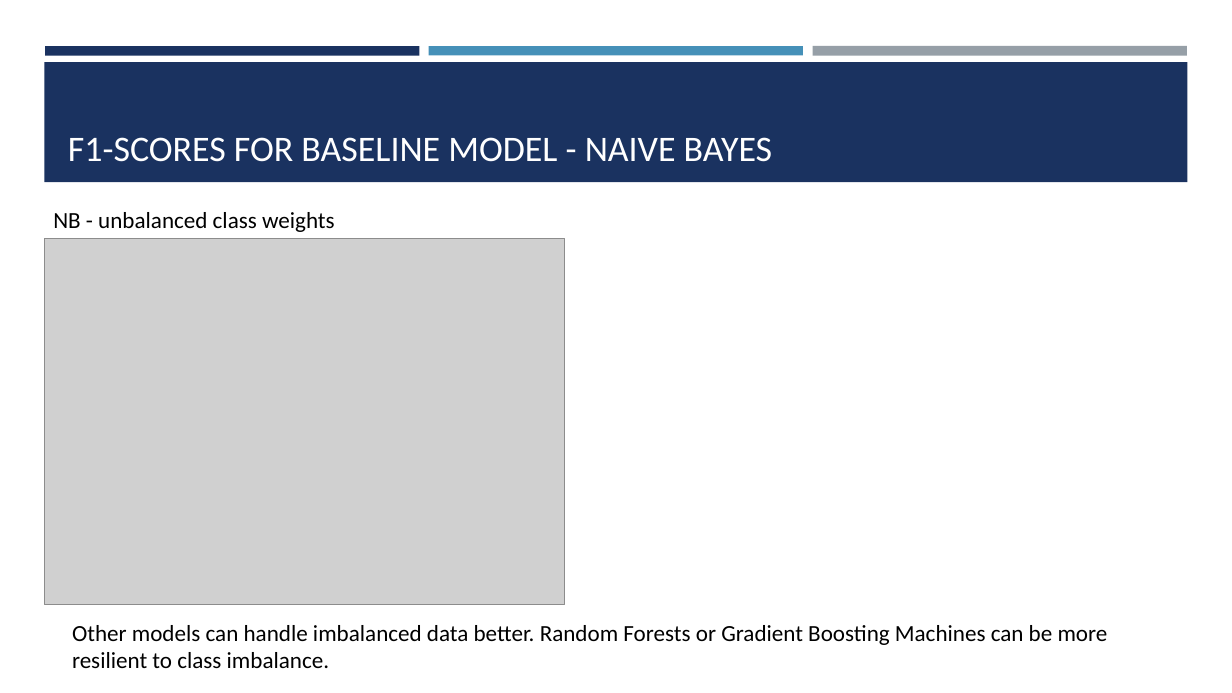
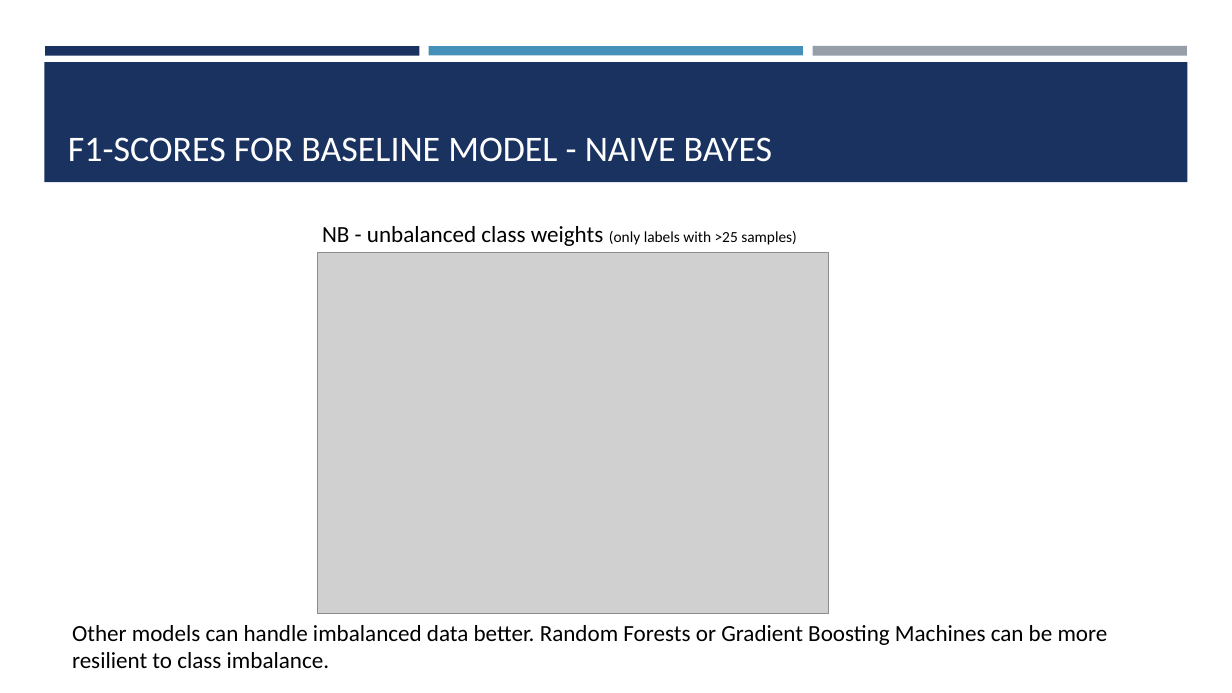
Before and after one commit to josefweibel/nlp-medical-project, a slide deck: slide 9 of presentations/Final Presentation.pptx (slide 8 before the commit). Drawn at 1232x693 pixels with LibreOffice and Linux fonts; fonts in the diff are those of the drawing; grey boxes stand for pictures. Boxes give left, top, right and bottom in pixels: in the first picture for what was removed or moved away, otherwise in the second. Text is boxed around its words. In the diff, an @@ line names an element or a change of style, - is before the commit and + after.

```diff
--- a/presentations/Final Presentation.pptx
+++ b/presentations/Final Presentation.pptx
@@ picture removed at <box>44,238,565,604</box> @@
@@ text at <box>322,226,797,246</box>: text changed; size 18 to 12 pt @@
-NB - unbalanced class weights
+NB - unbalanced class weights (only labels with >25 samples)
@@ picture added at <box>318,253,829,614</box> @@
```
Also in this commit, not shown: 14 other slides changed, 14 slides added, 1 slide removed, 2 other files.
